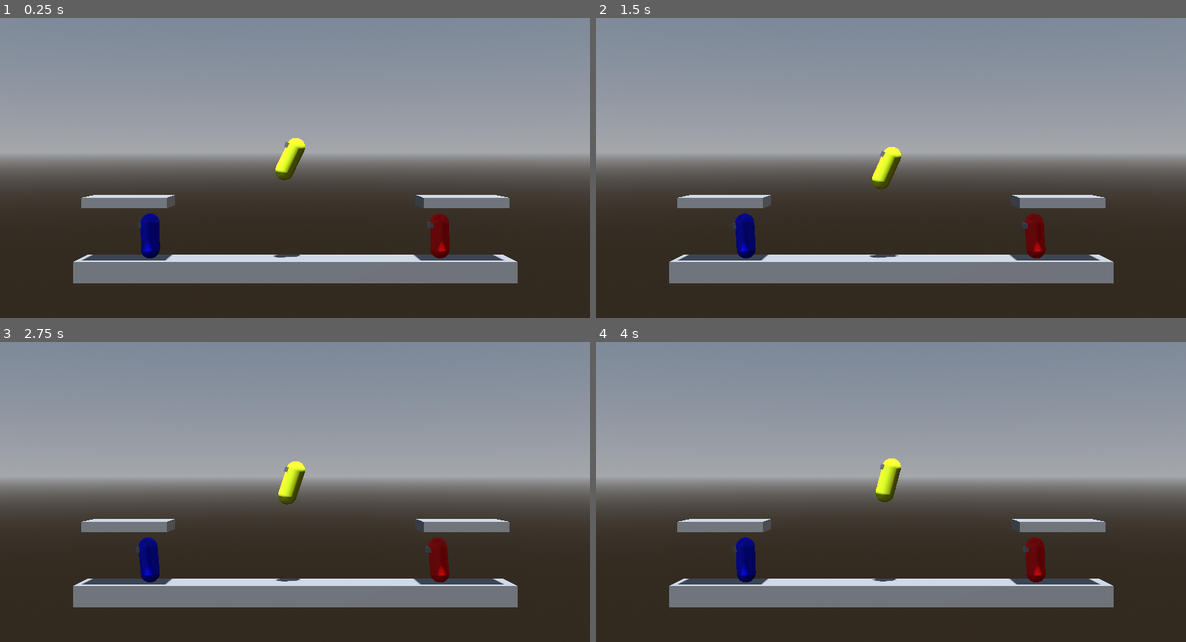
Above: before the commit, frames 1-4 (two rows, left to right).
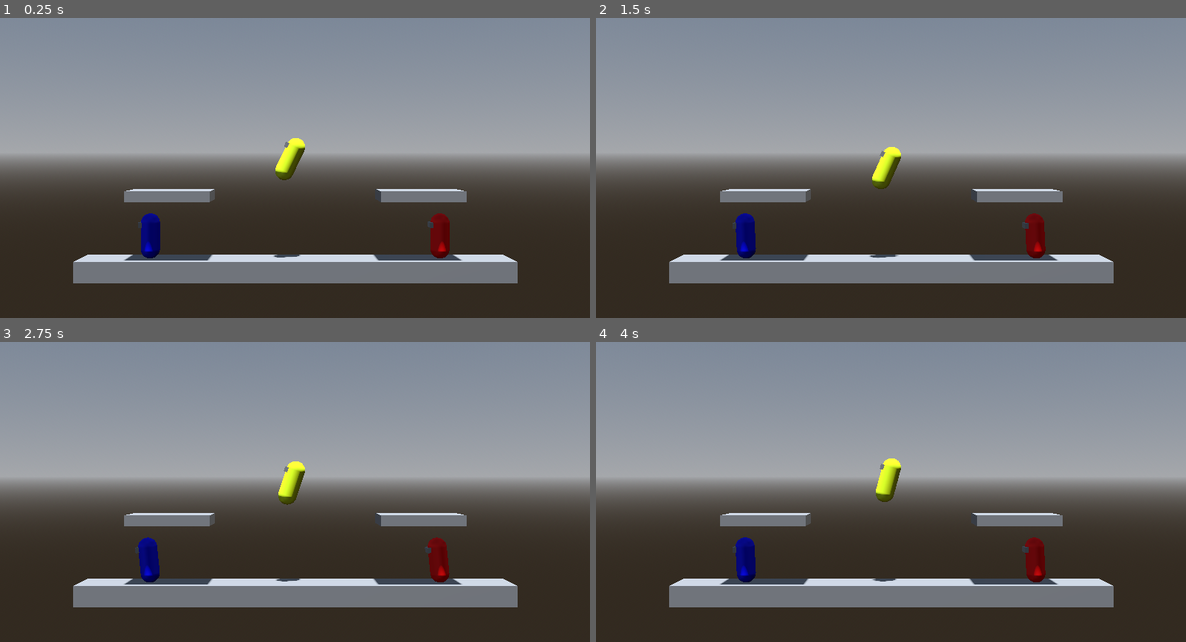
Above: after the commit, the same moments.

Repository: CocoMarck/SuperSmashTux
Game: Godot game, scene res://scenes/main.tscn
Two runs of this game, one before a commit and one after it. Both use one fixed random seed, a clock stepped at 60 frames per second and the inputs below.
Inputs:
- Up to frame 1 (0.25 s): no input
- Up to frame 2 (1.5 s): no input
- Up to frame 3 (2.75 s): no input
- Up to frame 4 (4 s): no input

The runs differ from the first frame. In frame 1, 2.6% of the frame differs, in the area x 13-87%, y 57-81%; in frame 2, 2.6%; in frame 3, 2.6%; in frame 4, 2.6%.

Commit message:
Big code refactoring around project

Diff:
--- a/scenes/main.tscn
+++ b/scenes/main.tscn
@@ -52,7 +52,7 @@
 mesh = SubResource("BoxMesh_o7g8m")
 
 [node name="PlatformLeft" type="StaticBody3D" parent="." unique_id=612300481]
-transform = Transform3D(1, 0, 0, 0, 1, 0, 0, 0, 1, -16, 5.5, 0)
+transform = Transform3D(1, 0, 0, 0, 1, 0, 0, 0, 1, -12, 6.094, 0)
 
 [node name="CollisionShape3D" type="CollisionShape3D" parent="PlatformLeft" unique_id=612300482]
 shape = SubResource("BoxShape3D_plat01")
@@ -61,7 +61,7 @@
 mesh = SubResource("BoxMesh_plat01")
 
 [node name="PlatformRight" type="StaticBody3D" parent="." unique_id=612300484]
-transform = Transform3D(1, 0, 0, 0, 1, 0, 0, 0, 1, 16, 5.5, 0)
+transform = Transform3D(1, 0, 0, 0, 1, 0, 0, 0, 1, 12, 6.094, 0)
 
 [node name="CollisionShape3D" type="CollisionShape3D" parent="PlatformRight" unique_id=612300485]
 shape = SubResource("BoxShape3D_plat01")
@@ -80,6 +80,7 @@
 [node name="Player1" parent="." unique_id=1138438983 instance=ExtResource("2_sugp2")]
 transform = Transform3D(3, 0, 0, 0, 3, 0, 0, 0, 3, 14, 5, 0)
 script = ExtResource("3_jyhfs")
+player_id = 0
 actions = {
 "attack": "player1_attack",
 "jump": "player1_jump",
@@ -93,6 +94,7 @@
 [node name="Player2" parent="." unique_id=2005389870 instance=ExtResource("2_sugp2")]
 transform = Transform3D(3, 0, 0, 0, 3, 0, 0, 0, 3, -14, 5, 0)
 script = ExtResource("3_jyhfs")
+player_id = 0
 actions = {
 "attack": "player2_attack",
 "jump": "player2_jump",
--- a/scripts/character.gd
+++ b/scripts/character.gd
@@ -4,17 +4,19 @@
 # Constantes del script.
 const MAX_JUMPS := 2
 const HITBOX_SCENE := preload("res://prefabs/hitbox.tscn")
-
-# Propiedades publicas | Gravidad y velocidad.
-@export var speed := 18
-@export var fall_acceleration := 48
-@export var jump_impulse := 25
-@export var init_looking_at_right : bool = false
-
-
-# Propiedades publicas | Materiales y malla
-@export var material : Material = null
-@export var mesh : Mesh = null
+const HITBOX_LIFETIME := 0.1
+
+# Propiedades publicas | Gravedad y velocidad.
+@export_group("Movimiento")
+@export var speed: int = 18
+@export var fall_acceleration: int = 48
+@export var jump_impulse: int = 25
+@export var init_looking_at_right: bool = false
+
+# Propiedades publicas | Apariencia
+@export_group("Apariencia")
+@export var material: Material = null
+@export var mesh: Mesh = null
 
 # Propiedades privadas | Movimientos
 var _move_left: bool = false
@@ -26,70 +28,51 @@
 var _power_attack: bool = false
 
 # Propiedades privadas | Velocidad y salto
-var _direction = Vector3(0.0, 0.0, 0.0)
-var _target_velocity = Vector3.ZERO
-var _jump_count = 0
-var _was_jumping = false
-var _air_count = 0
-var _fall_acceleration_multiplier = 1
+var _direction: Vector3 = Vector3.ZERO
+var _target_velocity: Vector3 = Vector3.ZERO
+var _jump_count: int = 0
+var _was_jumping: bool = false
+var _air_count: int = 0
+var _fall_acceleration_multiplier: float = 1.0
 
 # Propiedades privadas | Hitbox daño a los enemigos locos.
-var _hitbox_count = 0
+var _hitbox_count: float = 0.0
 var _spawned_hitbox: Area3D = null
 
-# Clase interna, para movimientos de pelea
-class FightMove extends RefCounted:
-	var name: StringName
-	var duration: float
-	var damage: int
-	var stop_horizontal_move: bool
-	var stop_vertical_move: bool
-	var speed: Vector3
-	var air_attack : bool
-	var hitbox_position: Vector3
-
-	func _init(
-		p_name: StringName, p_duration: float, p_damage: int,
-		p_stop_horizontal_move: bool, p_stop_vertical_move: bool, p_speed: Vector3, p_air_attack, p_hitbox_position: Vector3
-	):
-		name = p_name
-		duration = p_duration
-		damage = p_damage
-		stop_horizontal_move = p_stop_horizontal_move
-		stop_vertical_move = p_stop_vertical_move
-		speed = p_speed
-		air_attack = p_air_attack
-		hitbox_position = p_hitbox_position
-
-# Clase interna de ataques disponibles
-class Attacks extends RefCounted:
-	# name, duration, damage, stop x move, stop y move, speed 3d, air_attack
-	var neutral := FightMove.new(
-		"neutral", 0.2, 5, true, false, Vector3(0,0,0), false, Vector3(0.3, 0.1, 0)
-	)
-	var dash := FightMove.new(
-		"dash", 0.3, 10, true, false, Vector3(22,0,0), false, Vector3(0.5, -0.5, 0)
-	)
-	var crouch := FightMove.new(
-		"crouch", 0.2, 5, true, false, Vector3(0,0,0), false, Vector3(0.6, -0.5, 0)
-	)
-
-	var neutral_air := FightMove.new(
-		"neutral_air", 0.4, 5, false, false, Vector3(0,0,0), true, Vector3(0.5, -0.6, 0)
-	)
-	var air_move := FightMove.new(
-		"air_move", 0.3, 10, false, false, Vector3(0,0,0), true, Vector3(0.6, 0, 0)
-	)
-	var air_down := FightMove.new(
-		"air_down", 0.3, 10, false, false, Vector3(0,0,0), true, Vector3(0.1, -0.7, 0)
-	)
-
-# Propiedades privadas ataques
-var _attack_count = 0
-var _current_attack : FightMove = null
-var _attacks = Attacks.new()
-
-# Funciones
+# Propiedades privadas | Ataques
+var _attack_count: float = 0.0
+var _current_attack: FightMove = null
+var _attacks: Attacks = Attacks.new()
+
+# Funciones | Inicializar.
+func _ready() -> void:
+	'''
+	Inicializar el character, con sus colorines, materiales etc.
+	'''
+	# Cambiar el color del character
+	_set_mesh(mesh)
+	_set_material(material)
+
+	# Establecer direccion de vista inicial.
+	$Pivot.basis = Basis.looking_at(_get_initial_facing())
+
+# Funciones | Procesamiento de físicas.
+func _physics_process(delta: float) -> void:
+	'''
+	Funcion de procesamiento de fisicas.
+	'''
+	_collect_input()
+	var gravity_signals = _vertical_force(delta, _fall_acceleration_multiplier)
+	var move_signals = _move(delta, gravity_signals)
+	var move_states = _get_move_states(move_signals)
+	_fight(delta, move_states)
+	_anim(delta, move_states, move_signals["direction"])
+
+	# Procesar todo
+	velocity = _target_velocity
+	move_and_slide()
+
+# Funciones de apariencia
 func _get_initial_facing() -> Vector3:
 	if init_looking_at_right:
 		return Vector3.RIGHT
@@ -100,7 +83,7 @@
 	'''
 	Establecer material al jugador.
 	Aunque preferiblemente sea nomas color.
-	Pero por ahroa, asi ta bien.
+	Pero por ahora, asi está bien.
 	'''
 	if material != null:
 		$Pivot/Mesh.material_override = m
@@ -130,18 +113,6 @@
 		_spawned_hitbox.queue_free()
 		_spawned_hitbox = null
 
-# Funciones Inicializar
-func _ready() -> void:
-	'''
-	Inicializar el character, con sus colorines, materiales etc.
-	'''
-	# Cambiar el color del character
-	_set_mesh(mesh)
-	_set_material(material)
-
-	# Establecer direccion de vista inicial.
-	$Pivot.basis = Basis.looking_at( _get_initial_facing() )
-
 # Funciones movimiento
 func _get_move_direction() -> Vector3:
 	'''
@@ -158,7 +129,7 @@
 
 func _vertical_force(delta: float, multiplier: float = 1) -> Dictionary:
 	'''
-	Fuerza vertical. Imitación de gravidad. Estilo 2d.
+	Fuerza vertical. Imitación de gravedad. Estilo 2d.
 	'''
 	var on_floor := is_on_floor()
 	if on_floor:
@@ -197,7 +168,7 @@
 	if horizontal_move:
 		_direction = _get_move_direction()
 
-	# Gravedad desender mas rapido
+	# Gravedad descender mas rapido
 	if not on_floor:
 		if _move_down:
 			_fall_acceleration_multiplier = 2
@@ -273,7 +244,7 @@
 		"air_down": air_down,
 	}
 
-func _fight(delta: float, states: Dictionary):
+func _fight(delta: float, states: Dictionary) -> void:
 	'''
 	Este evento sobrepaza el move.
 	Si es necesario deja inoovil al player (para terminar ataque correctamente). Tambien sobrescribe estados.
@@ -322,7 +293,7 @@
 			_hitbox_count = 0
 	if _spawned_hitbox != null:
 		_hitbox_count += delta
-		if _hitbox_count >= 0.1:
+		if _hitbox_count >= HITBOX_LIFETIME:
 			_clear_hitbox()
 
 func _anim(delta: float, states: Dictionary, direction: Vector3) -> void:
@@ -332,21 +303,11 @@
 	'''
 	# Movimientos de pelea
 	if _current_attack != null:
-		if _current_attack.name == "neutral":
-			$AnimationPlayer.play("neutral_attack")
-		elif _current_attack.name == "dash":
-			$AnimationPlayer.play("dash_attack")
-		elif _current_attack.name == "crouch":
-			$AnimationPlayer.play("crouch_attack")
-		elif _current_attack.name == "neutral_air":
+		if _current_attack.animation_name != &"":
+			$AnimationPlayer.play(_current_attack.animation_name)
+		else:
 			$AnimationPlayer.stop()
-			$Pivot/Mesh.rotation_degrees.x = 45
-		elif _current_attack.name == "air_move":
-			$AnimationPlayer.stop()
-			$Pivot/Mesh.rotation_degrees.x = 90
-		elif _current_attack.name == "air_down":
-			$AnimationPlayer.stop()
-			$Pivot/Mesh.rotation_degrees.x = 0
+			$Pivot/Mesh.rotation_degrees.x = _current_attack.mesh_rotation_x
 
 	else:
 		# Animacion | Movimiento en el piso
@@ -365,31 +326,3 @@
 	# Animación | Mover direccion visual del player.
 	if states["moving"]:
 		$Pivot.basis = Basis.looking_at(direction)
-
-# Funciones lo chido.
-func _physics_process(delta: float) -> void:
-	'''
-	Funcion de procesamiento de fisicas.
-	'''
-	_collect_input()
-	var gravity_signals = _vertical_force(delta, _fall_acceleration_multiplier)
-	var move_signals = _move(delta, gravity_signals)
-	var move_states = _get_move_states(move_signals)
-	_fight(delta, move_states)
-	_anim(delta, move_states, move_signals["direction"])
-
-	# Procesar todo
-	velocity = _target_velocity
-	move_and_slide()
-
-	# Debug
-	'''
-	var move_states_text = ""
-	for key in move_states.keys():
-		move_states_text += "- {key}: {value}\n".format(
-			{"key":key, "value": move_states[key]}
-		)
-	print(
-		"Instance ID: {id}\n".format({"id": get_instance_id()}) , move_states_text
-	)
-	'''
--- a/scripts/global_constants.gd
+++ b/scripts/global_constants.gd
@@ -1,5 +1,8 @@
-# Archivo de constantes, estructuras y enumeraciones globales del proyecto.
+# Archivo de constantes y enumeraciones globales del proyecto.
 class_name GlobalConstants
 
 # Enumeracion de IDs posibles de jugadores.
 enum PlayerId { PLAYER_1, PLAYER_2 }
+
+# Enumeracion de tipos de entidad que un SpawnPoint puede generar.
+enum EntityType { PLAYER, NPC }
--- /dev/null
+++ b/scripts/helpers/attacks.gd
@@ -0,0 +1,32 @@
+extends RefCounted
+class_name Attacks
+
+# Parametros: name, duration, damage, stop x move, stop y move, speed 3d, air_attack, hitbox_position, animation_name, mesh_rotation_x
+
+# Ataques en el piso.
+var neutral := FightMove.new(
+	"neutral", 0.2, 5, true, false, Vector3(0,0,0), false, Vector3(0.3, 0.1, 0),
+	&"neutral_attack"
+)
+var dash := FightMove.new(
+	"dash", 0.3, 10, true, false, Vector3(22,0,0), false, Vector3(0.5, -0.5, 0),
+	&"dash_attack"
+)
+var crouch := FightMove.new(
+	"crouch", 0.2, 5, true, false, Vector3(0,0,0), false, Vector3(0.6, -0.5, 0),
+	&"crouch_attack"
+)
+
+# Ataques en el aire.
+var neutral_air := FightMove.new(
+	"neutral_air", 0.4, 5, false, false, Vector3(0,0,0), true, Vector3(0.5, -0.6, 0),
+	&"", 45.0
+)
+var air_move := FightMove.new(
+	"air_move", 0.3, 10, false, false, Vector3(0,0,0), true, Vector3(0.6, 0, 0),
+	&"", 90.0
+)
+var air_down := FightMove.new(
+	"air_down", 0.3, 10, false, false, Vector3(0,0,0), true, Vector3(0.1, -0.7, 0),
+	&"", 0.0
+)
--- /dev/null
+++ b/scripts/helpers/fight_move.gd
@@ -0,0 +1,37 @@
+extends RefCounted
+class_name FightMove
+
+# Propiedades privadas | Configuracion.
+var name: StringName
+var duration: float
+var damage: int
+
+# Propiedades privadas | Movimiento.
+var stop_horizontal_move: bool
+var stop_vertical_move: bool
+var speed: Vector3
+
+# Propiedades privadas | Ataque.
+var air_attack: bool
+var hitbox_position: Vector3
+
+# Propiedades privadas | Animacion.
+var animation_name: StringName
+var mesh_rotation_x: float
+
+func _init(
+	p_name: StringName, p_duration: float, p_damage: int,
+	p_stop_horizontal_move: bool, p_stop_vertical_move: bool, p_speed: Vector3,
+	p_air_attack: bool, p_hitbox_position: Vector3,
+	p_animation_name: StringName = &"", p_mesh_rotation_x: float = 0.0
+):
+	name = p_name
+	duration = p_duration
+	damage = p_damage
+	stop_horizontal_move = p_stop_horizontal_move
+	stop_vertical_move = p_stop_vertical_move
+	speed = p_speed
+	air_attack = p_air_attack
+	hitbox_position = p_hitbox_position
+	animation_name = p_animation_name
+	mesh_rotation_x = p_mesh_rotation_x
--- a/scripts/player.gd
+++ b/scripts/player.gd
@@ -2,6 +2,8 @@
 '''
 El player, pos espera input.
 '''
+
+@export var player_id: GlobalConstants.PlayerId
 
 @export var actions = {
 	"move_left": "",
--- a/scripts/spawn_point.gd
+++ b/scripts/spawn_point.gd
@@ -2,22 +2,31 @@
 
 # Constantes del script.
 const CHARACTER_PREFAB = preload("res://prefabs/character.tscn")
+const PLAYER_SCRIPT = preload("res://scripts/player.gd")
+const NPC_SCRIPT = preload("res://scripts/npc.gd")
 
 # Propiedades publicas del script.
-@export var player_id : GlobalConstants.PlayerId
+@export var entity_type: GlobalConstants.EntityType = GlobalConstants.EntityType.PLAYER
+@export var player_id: GlobalConstants.PlayerId
 
 func _ready() -> void:
-	# Instanciar un nuevo personaje y asignarle su ID.
+	# Instanciar un nuevo personaje y asignarle el script segun el tipo de entidad.
 	var character = CHARACTER_PREFAB.instantiate()
-	character.player_id = player_id
 
-	# Establecer la direccion de vista del personaje segun su ID.
-	match player_id:
-		GlobalConstants.PlayerId.PLAYER_1:
-			character.init_looking_at_right = true
+	match entity_type:
+		GlobalConstants.EntityType.PLAYER:
+			character.set_script(PLAYER_SCRIPT)
+			character.player_id = player_id
 
-		GlobalConstants.PlayerId.PLAYER_2:
-			character.init_looking_at_right = false
+			# Establecer la direccion de vista del jugador segun su ID.
+			match player_id:
+				GlobalConstants.PlayerId.PLAYER_1:
+					character.init_looking_at_right = true
+				GlobalConstants.PlayerId.PLAYER_2:
+					character.init_looking_at_right = false
+
+		GlobalConstants.EntityType.NPC:
+			character.set_script(NPC_SCRIPT)
 
 	# Posicionar al personaje en este punto de spawn, como hijo directo de la escena.
 	character.position = global_position
Not shown, added: scripts/helpers/attacks.gd.uid
Not shown, added: scripts/helpers/fight_move.gd.uid
Not shown, changed: .claude/agents/programador-gdscript.md
Not shown, changed: AGENTS.md
